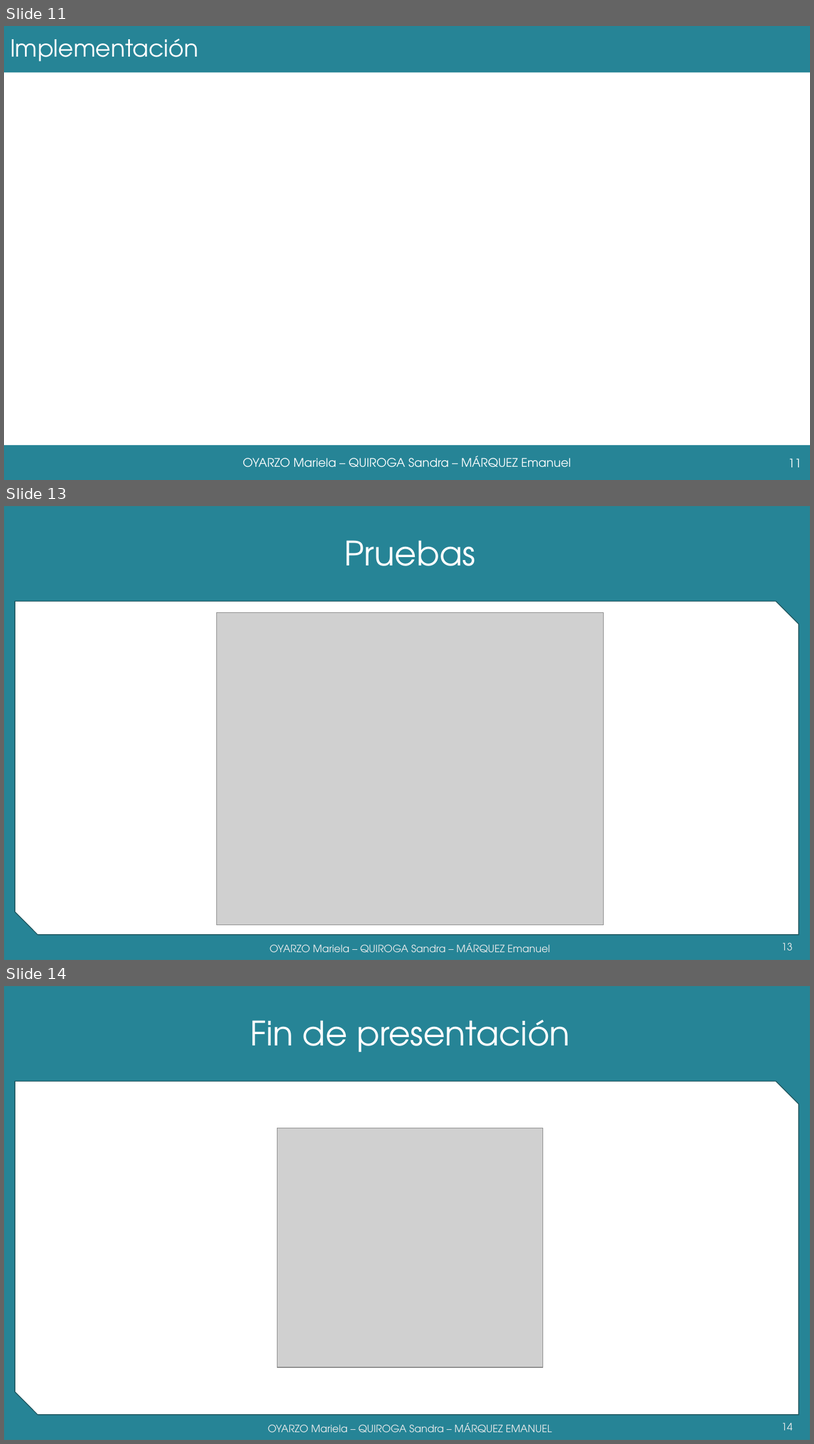
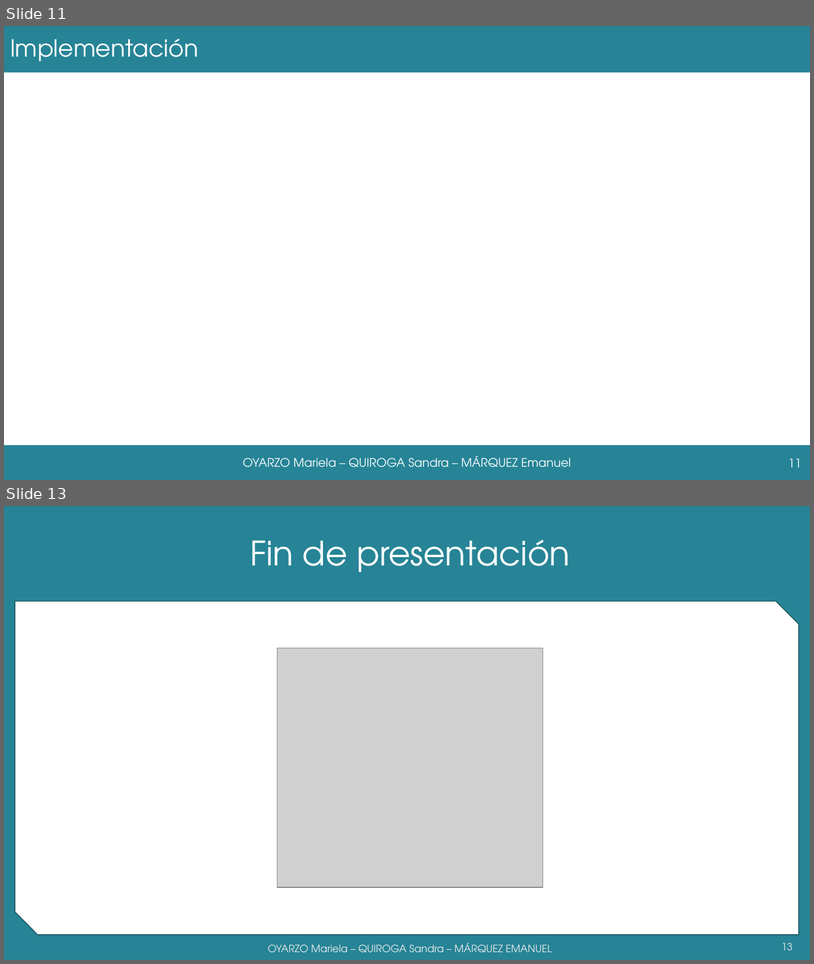
Before and after one commit to grupoyenu/yenu, a slide deck: 08. Presentaciones/Presentación 11.pptx. Shown one above the other, each under a label of ours: slides 11, 13 and 14 before the commit, slides 11 and 13 after it; the slides between them are not shown. The pictures are 814x1444 and 814x964 pixels, drawn with LibreOffice and Linux fonts; fonts in the diff are those of the drawing; grey boxes stand for pictures; background and template pictures are left out. Boxes give left, top, right and bottom in pixels: in the first picture for what was removed or moved away, otherwise in the second. Text is boxed around its words. In the diff, an @@ line names an element or a change of style, - is before the commit and + after.

Commit message:
PRUEBAS

```diff
--- a/08. Presentaciones/Presentación 11.pptx
+++ b/08. Presentaciones/Presentación 11.pptx
@@ slide 13 removed at (4,506,810,960), background #F2F2F2; not listed: 2 template elements that a slide beside it also shows @@
@@ title removed at (345,540,476,566) @@
-Pruebas
@@ picture removed at (217,612,604,925) @@
@@ text removed at (270,942,551,952) @@
-OYARZO Mariela – QUIROGA Sandra – MÁRQUEZ Emanuel
@@ page number removed at (782,942,793,950) @@
-13
@@ what was slide 14 is now slide 13 @@
@@ page number at (782,942,793,950): text changed @@
-14
+13
```
Also in this commit, not shown: 1 slide changed.
